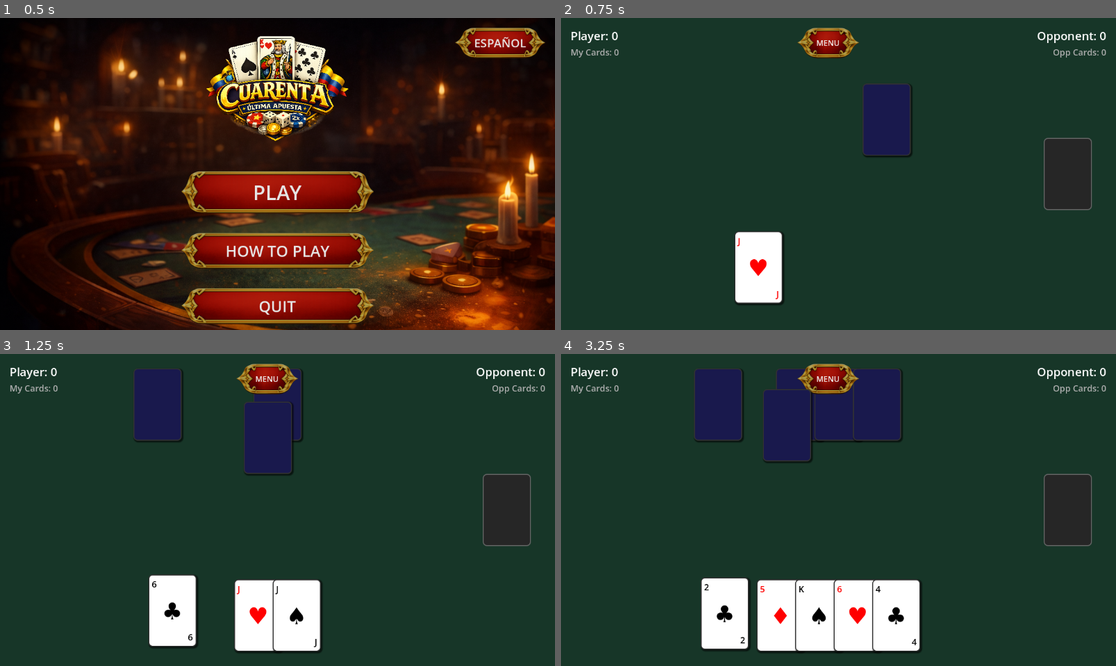
Above: before the commit, frames 1-4 (two rows, left to right).
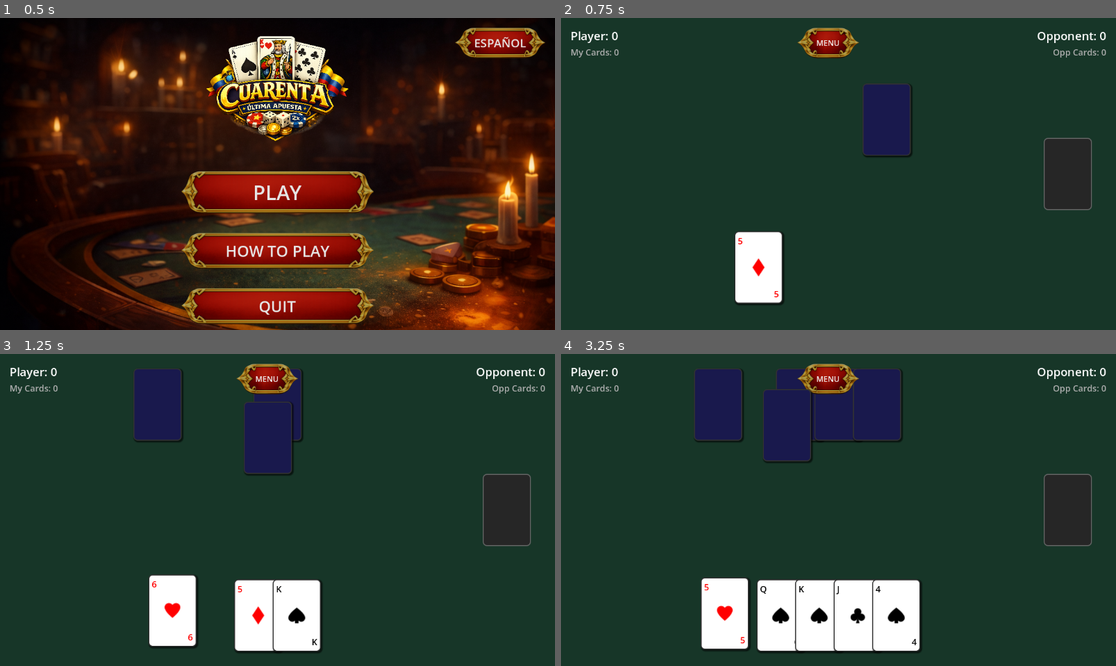
Above: after the commit, the same moments.

Repository: mangelsr/Forty-Last-Bet
Game: Godot game, scene res://src/scenes/menu/MainMenu.tscn
Same seed, same stepped clock (60 frames per second), same inputs: the game is played once before the commit and once after it.
Inputs (mouse positions are in pixels of both pictures, inside the frame that each line leads up to):
- Up to frame 1 (0.5 s): no input
- Up to frame 2 (0.75 s): click "PLAY" at 0.5 s
- Up to frame 3 (1.25 s): no input
- Up to frame 4 (3.25 s): click "MENU" at 1.25 s; click "PLAY" at 2 s; drag from (838, 403) to (894, 441) at 2.77 s

Frame 1 is identical in both runs. In frame 2, 0.1% of the frame differs, in the area x 31-40%, y 70-91%; in frame 3, 0.3%; in frame 4, 0.5%, in the area x 25-62%, y 73-93%.

Commit message:
[ADD] UI Improvements suits svgs, played cards animations, deplyment config fixes

Diff:
--- /dev/null
+++ b/assets/textures/suits/clubs.svg
@@ -0,0 +1,12 @@
+<svg xmlns="http://www.w3.org/2000/svg" viewBox="0 0 32 32">
+  <!-- Filled center to prevent the "hole" -->
+  <circle cx="16" cy="16" r="4" fill="white"/>
+  <!-- Top circle -->
+  <circle cx="16" cy="10" r="6" fill="white"/>
+  <!-- Left circle -->
+  <circle cx="10" cy="19" r="6" fill="white"/>
+  <!-- Right circle -->
+  <circle cx="22" cy="19" r="6" fill="white"/>
+  <!-- Stem -->
+  <path d="M16,18 L13,29 L19,29 Z" fill="white"/>
+</svg>
--- /dev/null
+++ b/assets/textures/suits/diamonds.svg
@@ -0,0 +1,3 @@
+<svg xmlns="http://www.w3.org/2000/svg" viewBox="0 0 32 32">
+  <path d="M16,1 L26,16 L16,31 L6,16 Z" fill="white"/>
+</svg>
--- /dev/null
+++ b/assets/textures/suits/hearts.svg
@@ -0,0 +1,3 @@
+<svg xmlns="http://www.w3.org/2000/svg" viewBox="0 0 32 32">
+  <path d="M16,28 C16,28 3,18 3,10.5 C3,6.5 6,3.5 10,3.5 C12.5,3.5 14.5,4.5 16,6.5 C17.5,4.5 19.5,3.5 22,3.5 C26,3.5 29,6.5 29,10.5 C29,18 16,28 16,28 Z" fill="white"/>
+</svg>
--- /dev/null
+++ b/assets/textures/suits/spades.svg
@@ -0,0 +1,3 @@
+<svg xmlns="http://www.w3.org/2000/svg" viewBox="0 0 32 32">
+  <path d="M16,3 C16,3 2,13 2,20 C2,23.5 5,26.5 8.5,26.5 C10.5,26.5 12,25.5 13,24.5 L13,29 L19,29 L19,24.5 C20,25.5 21.5,26.5 23.5,26.5 C27,26.5 30,23.5 30,20 C30,13 16,3 16,3 Z" fill="white"/>
+</svg>
--- a/project.godot
+++ b/project.godot
@@ -32,3 +32,4 @@
 
 renderer/rendering_method="gl_compatibility"
 renderer/rendering_method.mobile="gl_compatibility"
+textures/vram_compression/import_etc2_astc=true
--- a/src/core/GameManager.gd
+++ b/src/core/GameManager.gd
@@ -30,6 +30,23 @@
 	load_deck()
 	shuffle_deck()
 	print("GameManager initialized with ", deck.size(), " cards.")
+
+func reset_game():
+	print("Resetting Game State...")
+	player_score = 0
+	opponent_score = 0
+	player_hand.clear()
+	opponent_hand.clear()
+	cards_on_table.clear()
+	player_captured.clear()
+	opponent_captured.clear()
+	last_card_played = null
+	last_capture_player = true
+	is_game_over = false
+	current_state = GameState.PLAYER_TURN
+
+	load_deck()
+	shuffle_deck()
 
 func load_deck():
 	deck.clear()
@@ -39,6 +56,9 @@
 		dir.list_dir_begin()
 		var file_name = dir.get_next()
 		while file_name != "":
+			if file_name.ends_with(".remap"):
+				file_name = file_name.trim_suffix(".remap")
+
 			if file_name.ends_with(".tres"):
 				var card = load(path + file_name) as CardData
 				if card:
--- a/src/scenes/cards/CardUI.gd
+++ b/src/scenes/cards/CardUI.gd
@@ -17,6 +17,9 @@
 var drag_offset: Vector2 = Vector2.ZERO
 var original_position: Vector2 = Vector2.ZERO
 var target_rotation: float = 0.0
+
+var is_waving: bool = false
+var wave_offset: float = 0.0
 
 func _ready():
 	if card_data:
@@ -38,6 +41,12 @@
 		var velocity = (target_pos - global_position).x
 		target_rotation = clamp(velocity * 0.05, -0.2, 0.2)
 		rotation = lerp_angle(rotation, target_rotation, 0.1)
+	elif is_waving:
+		# Synchronized up and down movement with offset
+		var time = Time.get_ticks_msec() / 1000.0
+		var wave = sin(time * 3.0 + wave_offset) * 4.0 # Speed 3.0, Amplitude 4px
+		global_position.y = original_position.y + wave
+		rotation = lerp_angle(rotation, 0, 0.1)
 	else:
 		rotation = lerp_angle(rotation, 0, 0.1)
 
@@ -76,23 +85,24 @@
 	top_value_label.text = display_val
 	bottom_value_label.text = display_val
 
-	var suit_symbol = "?"
+	var suit_path = "res://assets/textures/suits/"
 	var suit_color = Color.BLACK
 
 	match card_data.suit:
-		"Spades": suit_symbol = "♠"
+		"Spades": suit_path += "spades.svg"
 		"Hearts":
-			suit_symbol = "♥"
+			suit_path += "hearts.svg"
 			suit_color = Color.RED
 		"Diamonds":
-			suit_symbol = "♦"
+			suit_path += "diamonds.svg"
 			suit_color = Color.RED
-		"Clubs": suit_symbol = "♣"
+		"Clubs": suit_path += "clubs.svg"
 
-	suit_icon_label.text = suit_symbol
+	suit_icon_label.texture = load(suit_path)
+	suit_icon_label.modulate = suit_color
+
 	top_value_label.add_theme_color_override("font_color", suit_color)
 	bottom_value_label.add_theme_color_override("font_color", suit_color)
-	suit_icon_label.add_theme_color_override("font_color", suit_color)
 
 func _on_gui_input(event: InputEvent):
 	if event is InputEventMouseButton:
@@ -164,3 +174,10 @@
 
 func update_original_position():
 	original_position = global_position
+
+func start_wave_animation(offset: float = 0.0):
+	is_waving = true
+	wave_offset = offset
+
+func stop_wave_animation():
+	is_waving = false
--- a/src/scenes/cards/CardUI.tscn
+++ b/src/scenes/cards/CardUI.tscn
@@ -45,12 +45,12 @@
 layout_mode = 2
 size_flags_vertical = 3
 
-[node name="SuitIcon" type="Label" parent="MarginContainer/VBoxContainer/CenterContainer"]
+[node name="SuitIcon" type="TextureRect" parent="MarginContainer/VBoxContainer/CenterContainer"]
 unique_name_in_owner = true
+custom_minimum_size = Vector2(40, 40)
 layout_mode = 2
-theme_override_colors/font_color = Color(0, 0, 0, 1)
-theme_override_font_sizes/font_size = 48
-text = "♠"
+expand_mode = 1
+stretch_mode = 5
 
 [node name="BottomValue" type="Label" parent="MarginContainer/VBoxContainer"]
 unique_name_in_owner = true
--- a/src/scenes/game_board/GameBoard.gd
+++ b/src/scenes/game_board/GameBoard.gd
@@ -244,7 +244,10 @@
 	# Now check if it stayed on table or was a Caida/Capture
 	if card_ui.card_data in GameManager.cards_on_table:
 		table_grid.add_child(card_ui)
+		await get_tree().process_frame # Wait for container layout
 		card_ui.update_original_position()
+		var offset = table_grid.get_child_count() * 0.5
+		card_ui.start_wave_animation(offset)
 	else:
 		# It was captured or it's a Caida
 		card_ui.queue_free()
--- a/src/scenes/menu/MainMenu.gd
+++ b/src/scenes/menu/MainMenu.gd
@@ -21,6 +21,7 @@
 	_update_lang_button()
 
 func _on_play_button_pressed():
+	GameManager.reset_game()
 	get_tree().change_scene_to_file("res://src/scenes/game_board/GameBoard.tscn")
 
 func _on_how_to_play_button_pressed():
Not shown, added: assets/textures/suits/clubs.svg.import
Not shown, added: assets/textures/suits/diamonds.svg.import
Not shown, added: assets/textures/suits/hearts.svg.import
Not shown, added: assets/textures/suits/spades.svg.import
Not shown, added: export_presets.cfg
Not shown, added: tools/deploy_to_itch.sh
